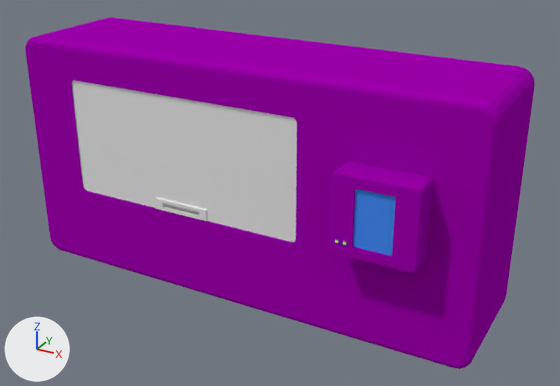
An edit to the Blender file blender/Blend/weaponbox.blend, drawn before and after from the same camera.
One viewpoint serves both versions: a 50 mm camera at (3.01, -5.62, 2.41) aimed at (0.22, -0.56, -0.13). Arrows for +X, +Y and +Z are at lower left; the lights stay in place.

The first picture shows 'machine', 'porte'.
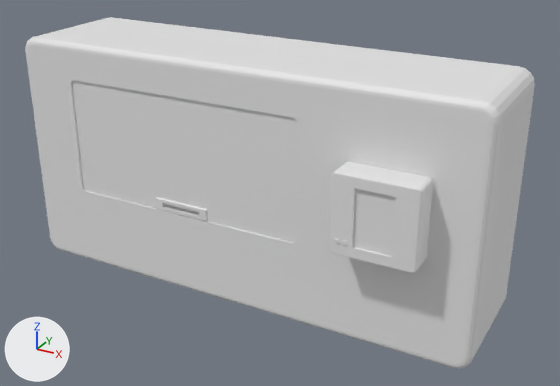
Pixel boxes (x1, y1, x2, y2) of what changed, in the pictures (560 x 386 px):
part 1 of me_cube_001, recoloured: (25, 17, 535, 369) in both
part 2 of me_cube_001, recoloured (blue to grey): (353, 189, 396, 256) in both

The change, as a diff of the scene's bpy script:
```diff
--- a/blender/Blend/weaponbox.blend.py
+++ b/blender/Blend/weaponbox.blend.py
@@ me_cube_001 @@
 me_cube_001.from_pydata(...)  # 568 vertices, 495 faces; spans x -2.0..2.0, y -1.23..0.0, z -1.0..1.0
 # used by ob_machine; location = (0.0, 0.0, 0.0)
-me_cube_001.materials.append(mat_tt_color_02)  # blue #4e42b6
-me_cube_001.materials.append(mat_tt_color_08)  # yellow #f7f232
+# me_cube_001 part 1: all 290 faces that had it switch from mat_tt_color_00 (pink #9f00b0) to no material
+# me_cube_001 part 2: all 1 face that had it switch from mat_tt_color_03 (blue #458cf4) to no material
```
